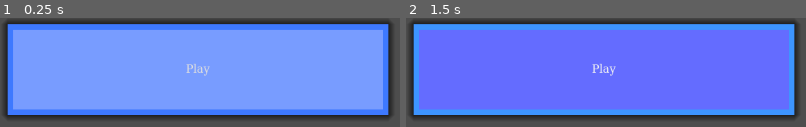
Above: before the commit, frames 1-2 (left to right).
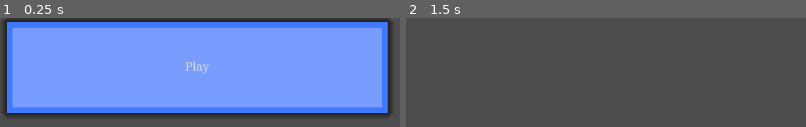
Above: after the commit, the same moments.

Repository: Galactice-Games/shapes-and-games
Game: Godot game, scene res://main-menu.tscn
Two runs of this game, one before a commit and one after it. Both use one fixed random seed, a clock stepped at 60 frames per second and the inputs below.
Inputs (mouse positions are in pixels of both pictures, inside the frame that each line leads up to):
- Up to frame 1 (0.25 s): no input
- Up to frame 2 (1.5 s): click "Play" at 0.5 s; click (606, 69) at 1.25 s, where only the run before the commit has a clickable "Play"

The runs differ from the first frame. In frame 1, 9.9% of the frame differs, in the area x 1-98%, y 3-89%; in frame 2, 86%, in the area x 1-98%, y 2-92%.

Commit message:
iPad update

Diff:
--- /dev/null
+++ b/level selector.tscn
@@ -0,0 +1,9 @@
+[gd_scene format=3 uid="uid://d1f3v5h4bx3uj"]
+
+[node name="Control" type="Control" unique_id=420543952]
+layout_mode = 3
+anchors_preset = 15
+anchor_right = 1.0
+anchor_bottom = 1.0
+grow_horizontal = 2
+grow_vertical = 2
--- a/main-menu.tscn
+++ b/main-menu.tscn
@@ -1,4 +1,6 @@
 [gd_scene format=3 uid="uid://b2oor1akcpimp"]
+
+[ext_resource type="Script" uid="uid://y11xve4pfjsa" path="res://main_menu.gd" id="1_gvk52"]
 
 [sub_resource type="FontFile" id="FontFile_4thvv"]
 resource_local_to_scene = true
@@ -48,12 +50,13 @@
 anchors_preset = 15
 anchor_right = 1.0
 anchor_bottom = 1.0
-offset_left = 5.0
-offset_top = 1.0
-offset_right = 5.0
-offset_bottom = 1.0
+offset_left = 4.0
+offset_top = -2.0
+offset_right = 4.0
+offset_bottom = -2.0
 grow_horizontal = 2
 grow_vertical = 2
+script = ExtResource("1_gvk52")
 
 [node name="Play button" type="Button" parent="." unique_id=1371018871]
 layout_mode = 0
@@ -66,3 +69,5 @@
 theme_override_styles/pressed = SubResource("StyleBoxFlat_gvk52")
 theme_override_styles/hover = SubResource("StyleBoxFlat_j3jwc")
 text = "Play"
+
+[connection signal="pressed" from="Play button" to="." method="_on_play_button_pressed"]
--- /dev/null
+++ b/main_menu.gd
@@ -0,0 +1,5 @@
+
+extends Control
+
+func _on_play_button_pressed():
+	get_tree().change_scene_to_file("res://level selector.tscn")
--- a/main_menu.tscn
+++ /dev/null
@@ -1,3 +0,0 @@
-[gd_scene format=3 uid="uid://dfatsyi700cle"]
-
-[node name="Node2D" type="Node2D" unique_id=1246614522]
--- /dev/null
+++ b/play_button.gd
@@ -0,0 +1,4 @@
+extends Control
+
+func _on_play_button_pressed():
+	get_tree().change_scene_to_file("res://level selector.tscn")
--- a/project.godot
+++ b/project.godot
@@ -21,6 +21,12 @@
 
 [xogot]
 
-project/editorState=[]
+project/editorState=[{
+"column": 0,
+"current": true,
+"line": 4,
+"path": "res://main_menu.gd",
+"type": "file"
+}]
 project/breakpoints={}
 project/disabled_breakpoints={}
Not shown, added: main_menu.gd.uid
Not shown, added: play_button.gd.uid
